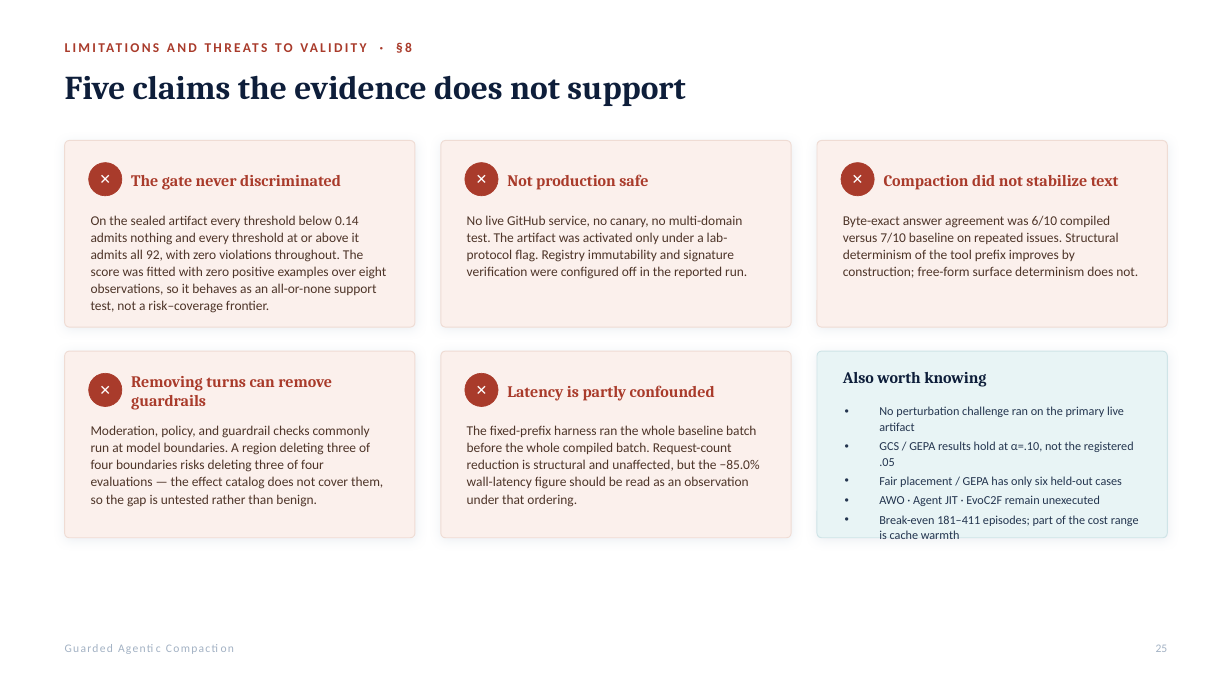
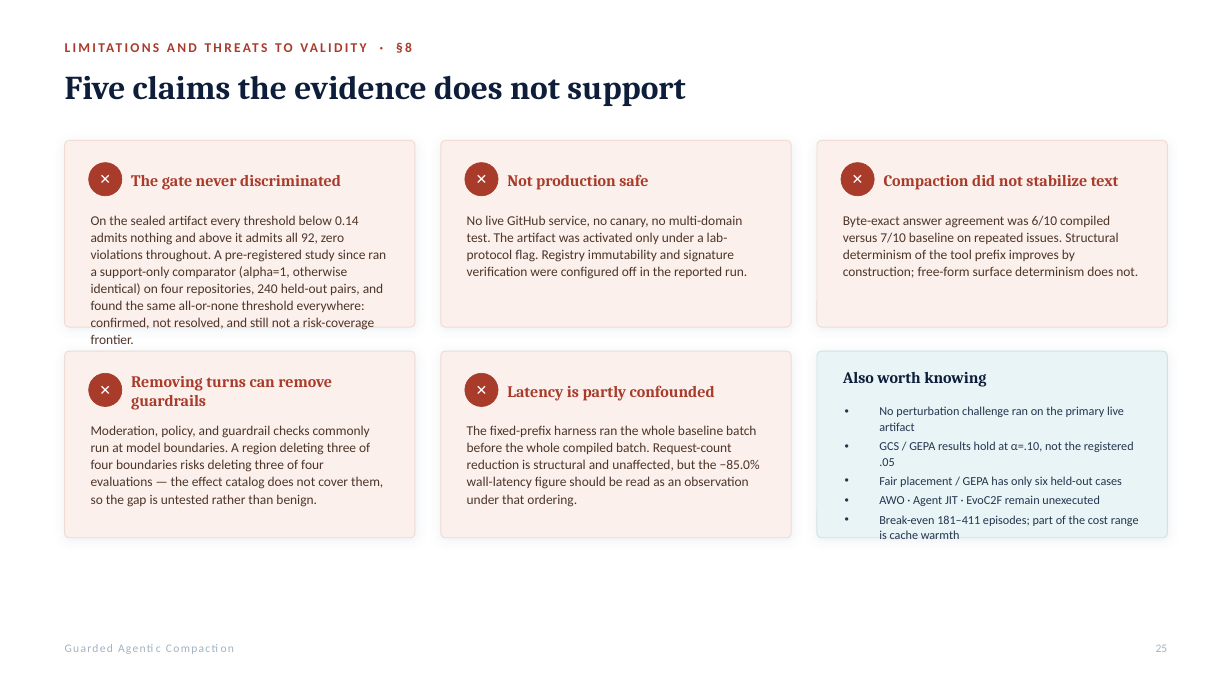
Before and after one commit to rrahimi-uci/guarded-agentic-compaction, a slide deck: slide 25 of paper/slides/compiling-recurrent-agent-workflows-into-guarded-programs-detailed.pptx. Drawn at 1232x693 pixels with LibreOffice and Linux fonts; fonts in the diff are those of the drawing. Boxes give left, top, right and bottom in pixels: in the first picture for what was removed or moved away, otherwise in the second. Text is boxed around its words. In the diff, an @@ line names an element or a change of style, - is before the commit and + after.

```diff
--- a/paper/slides/compiling-recurrent-agent-workflows-into-guarded-programs-detailed.pptx
+++ b/paper/slides/compiling-recurrent-agent-workflows-into-guarded-programs-detailed.pptx
@@ text at <box>91,215,386,344</box>: text changed @@
-On the sealed artifact every threshold below 0.14 admits nothing and every threshold at or above it admits all 92, with zero violations throughout. The score was fitted with zero positive examples over eight observations, so it behaves as an all-or-none support test, not a risk–coverage frontier.
+On the sealed artifact every threshold below 0.14 admits nothing and above it admits all 92, zero violations throughout. A pre-registered study since ran a support-only comparator (alpha=1, otherwise identical) on four repositories, 240 held-out pairs, and found the same all-or-none threshold everywhere: confirmed, not resolved, and still not a risk-coverage frontier.
```
Also in this commit, not shown: 10 other files.
